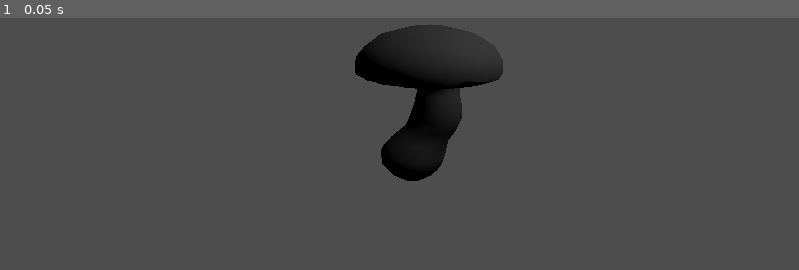
Above: before the commit, frame 1.
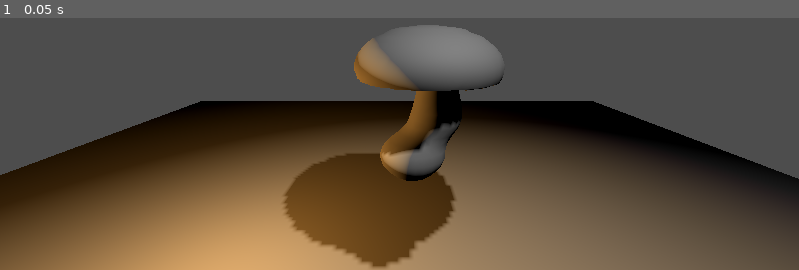
Above: after the commit, the same moment.

Repository: avvvis/shroom-game
Game: Godot game, scene res://Levels/Mock/grzyb.tscn
The game is run twice, just before and just after one commit, with the same random seed, the same clock (stepped at 60 frames per second) and the same inputs.
Inputs:
- Up to frame 1 (0.05 s): no input

The runs differ from the first frame. In frame 1, 59% of the frame differs, in the area x 0-100%, y 2-100%.

Commit message:
Added light and shadows to the tests scene for procedural generation

Diff:
--- a/Levels/Mock/grzyb.gd
+++ b/Levels/Mock/grzyb.gd
@@ -4,8 +4,9 @@
 # Called when the node enters the scene tree for the first time.
 func _ready() -> void:
 	var marcher = CubeMarcher.new()
-	marcher.set_precision(Vector3(0.06,0.06,0.06))
+	marcher.set_precision(Vector3(0.04,0.04,0.04))
 	marcher.set_SDF(specific_shroom.new(Vector3(0.19,0.4,0), 0.2, Vector2(1.77,1.63), Vector2(0.02,-0.3),Vector3(0.11,0,0), Vector3(0.24,0.22,0.0) ,Vector3(0.16,0.09,0.14),Vector4(0.1, 0.1, 0.1, 0.1), Vector3(0.05,0,0)))
+	#marcher.set_SDF(Ball.new())
 	##										    cap_pos	    cap_height  cap ratios		cap_propeties			leg pos			    leg mid				leg elip					leg_r 				leg_cap_offset
 	#marcher.set_SDF(specific_shroom.new(Vector3(0.0,0.8,0.0), 0.5, Vector2(0.9,0.8), Vector2(0.03,-0.2),Vector3(0,0,0), Vector3(0.0,0.3,0.0) ,Vector3(0.3,0.3,0.3),Vector4(0.2, 0.2, 0.2, 0.2), Vector3(0,0,0)))
 	#marcher.set_SDF(Ball.new())
--- a/Levels/Mock/grzyb.tscn
+++ b/Levels/Mock/grzyb.tscn
@@ -9,4 +9,14 @@
 transform = Transform3D(1, 0, 0, 0, 0.998226, 0.0595329, 0, -0.0595329, 0.998226, 0.0467935, 0.646978, 1.46447)
 
 [node name="OmniLight3D" type="OmniLight3D" parent="."]
-transform = Transform3D(1, 0, 0, 0, 1, 0, 0, 0, 1, 2.39848, 3.51943, 1.27733)
+transform = Transform3D(1, 0, 0, 0, 1, 0, 0, 0, 1, 0.611993, 1.63756, 1.06446)
+shadow_enabled = true
+
+[node name="CSGBox3D" type="CSGBox3D" parent="."]
+transform = Transform3D(1, 0, 0, 0, 1, 0, 0, 0, 1, 0, -1.25402, 0)
+size = Vector3(7.52051, 1, 8.11426)
+
+[node name="OmniLight3D2" type="OmniLight3D" parent="."]
+transform = Transform3D(1, 0, 0, 0, 1, 0, 0, 0, 1, -1.00239, 0.0581721, 0)
+light_color = Color(0.964706, 0.654902, 0.282353, 1)
+shadow_enabled = true
